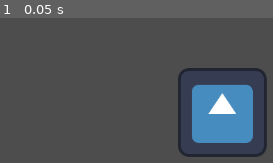
Above: before the commit, frame 1.
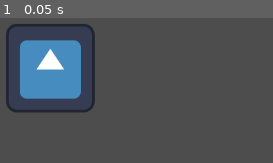
Above: after the commit, the same moment.

Repository: Ayodper/voraciousrush
Game: Godot game, scene res://sprites/icon.tscn
The game is run twice, just before and just after one commit, with the same random seed, the same clock (stepped at 60 frames per second) and the same inputs. The project has no main scene, so this scene is started directly. The engine's default icon, where the game draws it, is replaced by a stand-in: a white triangle on a blue panel in a dark square.
Inputs:
- Up to frame 1 (0.05 s): no input

The runs differ from the first frame. In frame 1, 23% of the frame differs, in the area x 2-98%, y 4-96%.

Commit message:
filescreatedforspriteandscenes

Diff:
--- /dev/null
+++ b/scenes/node_2d.tscn
@@ -0,0 +1,3 @@
+[gd_scene format=3 uid="uid://b802iix2a6din"]
+
+[node name="Node2D" type="Node2D" unique_id=1567939764]
--- a/sprites/icon.tscn
+++ b/sprites/icon.tscn
@@ -3,5 +3,7 @@
 [ext_resource type="Texture2D" uid="uid://c2ksotcd7wyxw" path="res://icon.svg" id="1_kupqa"]
 
 [node name="Icon" type="Sprite2D" unique_id=2068061898]
-position = Vector2(384, 272)
+position = Vector2(136, 208)
 texture = ExtResource("1_kupqa")
+
+[node name="CharacterBody2D" type="CharacterBody2D" parent="." unique_id=1139627217]
